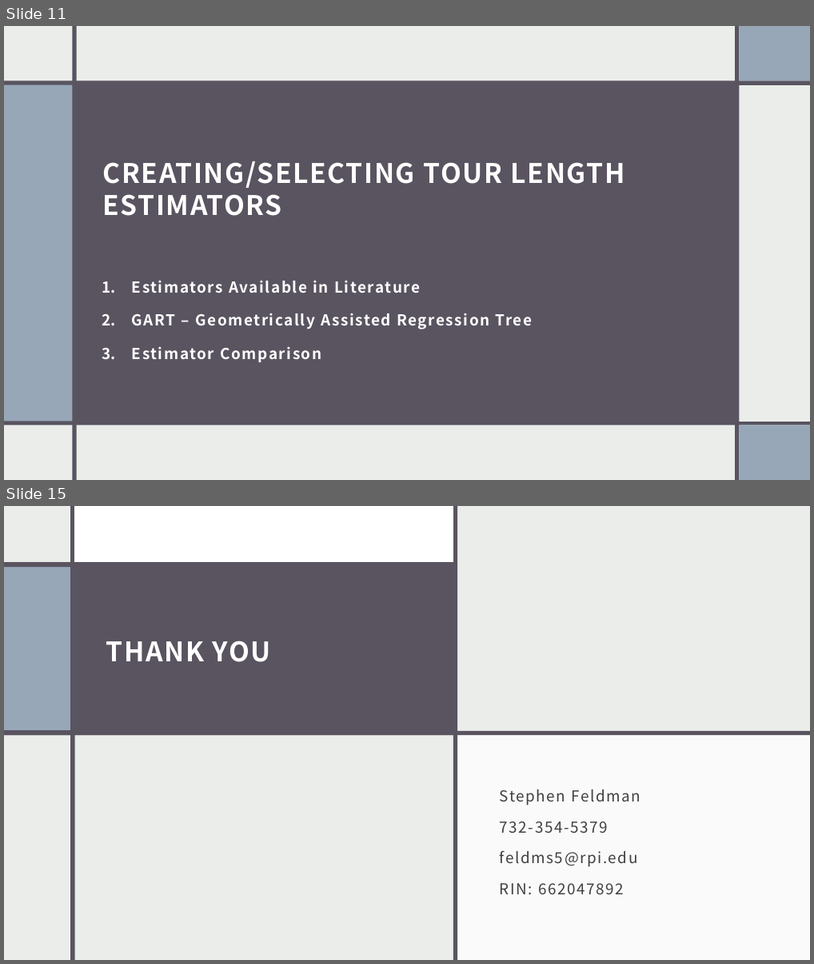
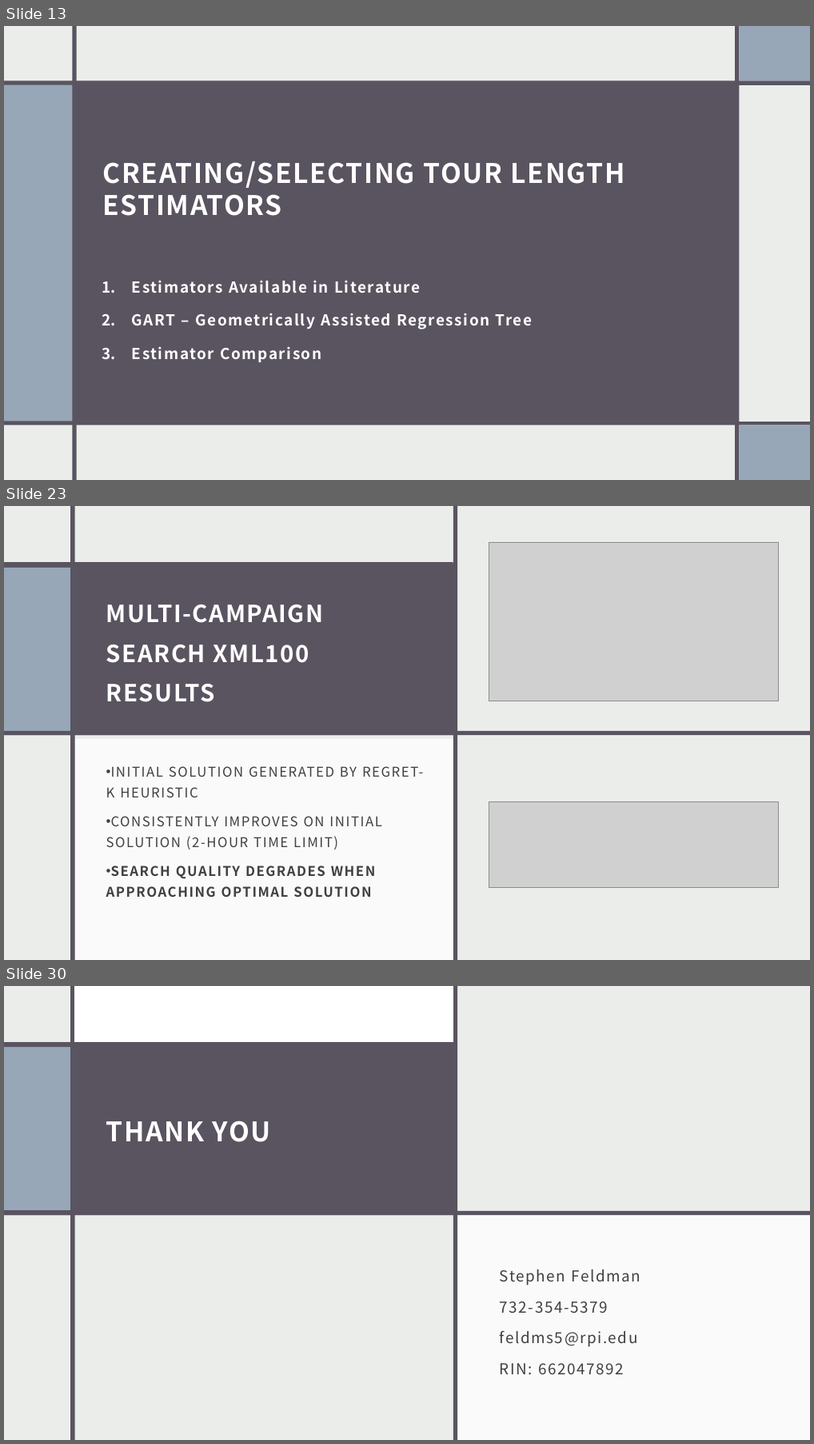
Before and after one commit to sfeldmanMIG25/Feldman-Investigating_Tour_Length_Estimators_to_Solve_Vehicle_Routing_Problem, a slide deck: Documents/Feldman_VRP_Thesis_Presentation.pptx. Shown one above the other, each under a label of ours: slides 11 and 15 before the commit, slides 13, 23 and 30 after it; the slides between them are not shown. The pictures are 814x964 and 814x1444 pixels, drawn with LibreOffice and Linux fonts; fonts in the diff are those of the drawing; grey boxes stand for pictures. Boxes give left, top, right and bottom in pixels: in the first picture for what was removed or moved away, otherwise in the second. Text is boxed around its words. In the diff, an @@ line names an element or a change of style, - is before the commit and + after.

Commit message:
Documentation Update
Thesis presentation
Thesis text
Other forms.

```diff
--- a/Documents/Feldman_VRP_Thesis_Presentation.pptx
+++ b/Documents/Feldman_VRP_Thesis_Presentation.pptx
@@ slide 23 added at (4, 506, 810, 960), background #EBEDEB; not listed: 1 template element that a slide beside it also shows @@
@@ rectangle added at (4, 506, 810, 960), fill #EBEDEB @@
@@ rectangle added at (71, 506, 75, 960), fill #595460 @@
@@ rectangle added at (312, 506, 316, 960), fill #595460 @@
@@ rectangle added at (316, 506, 810, 960), fill #FFFFFF at 75% opacity @@
@@ rectangle added at (454, 506, 458, 960), fill #595460 @@
@@ rectangle added at (510, 506, 514, 960), fill #595460 @@
@@ picture added at (490, 542, 779, 700) @@
@@ rectangle added at (4, 560, 513, 808), fill #595460 @@
@@ rectangle added at (4, 564, 74, 803), fill #97A7B8 @@
@@ rectangle added at (4, 564, 454, 736), fill #595460 @@
@@ rectangle added at (4, 568, 74, 731), fill #97A7B8 @@
@@ rectangle added at (4, 562, 454, 567), fill #595460 @@
@@ title added at (106, 604, 324, 702), 28 pt, text #FFFFFF, bold @@
+MULTI-CAMPAIGN SEARCH XML100 RESULTS
@@ rectangle added at (4, 731, 810, 735), fill #595460 @@
@@ rectangle added at (73, 739, 456, 960), fill #FFFFFF at 75% opacity @@
@@ text added at (106, 766, 423, 896), 16 pt, text #404040 @@
+• INITIAL SOLUTION GENERATED BY REGRET-K HEURISTIC
+• CONSISTENTLY IMPROVES ON INITIAL SOLUTION (2-HOUR TIME LIMIT)
+• SEARCH QUALITY DEGRADES WHEN APPROACHING OPTIMAL SOLUTION
@@ picture added at (489, 801, 779, 888) @@
@@ what was slide 11 is now slide 13 @@
@@ what was slide 15 is now slide 30 @@
```
Also in this commit, not shown: 9 slides changed, 15 other slides added, 8 slides removed, 3 other files.
